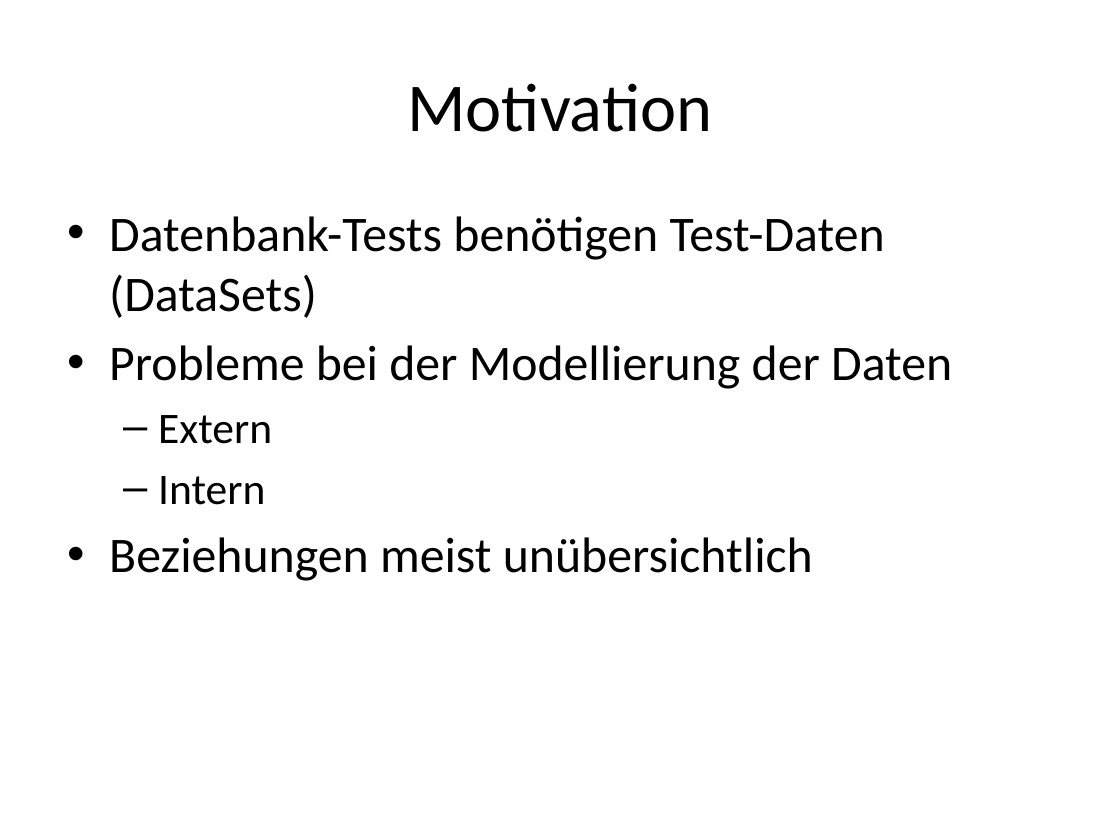
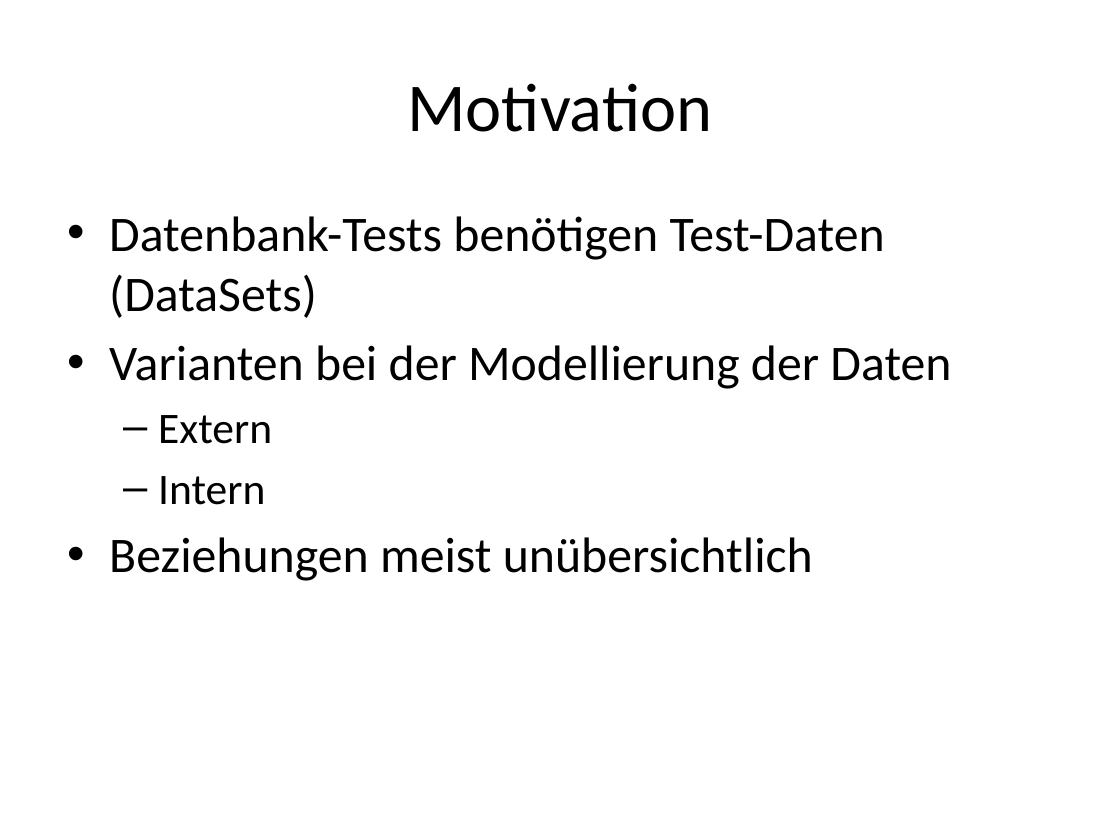
Before and after one commit to seerhein-lab/testdata-dsl, a slide deck: slide 2 of documentation/seitenbau/praesentation.pptx. Drawn at 1120x840 pixels with LibreOffice and Linux fonts; fonts in the diff are those of the drawing. Boxes give left, top, right and bottom in pixels: in the first picture for what was removed or moved away, otherwise in the second. Text is boxed around its words. In the diff, an @@ line names an element or a change of style, - is before the commit and + after.

```diff
--- a/documentation/seitenbau/praesentation.pptx
+++ b/documentation/seitenbau/praesentation.pptx
@@ text at [109,345,951,389]: text changed @@
-• Probleme bei der Modellierung der Daten
+• Varianten bei der Modellierung der Daten
```
Also in this commit, not shown: 5 other slides changed, 8 slides added, 8 other files.
